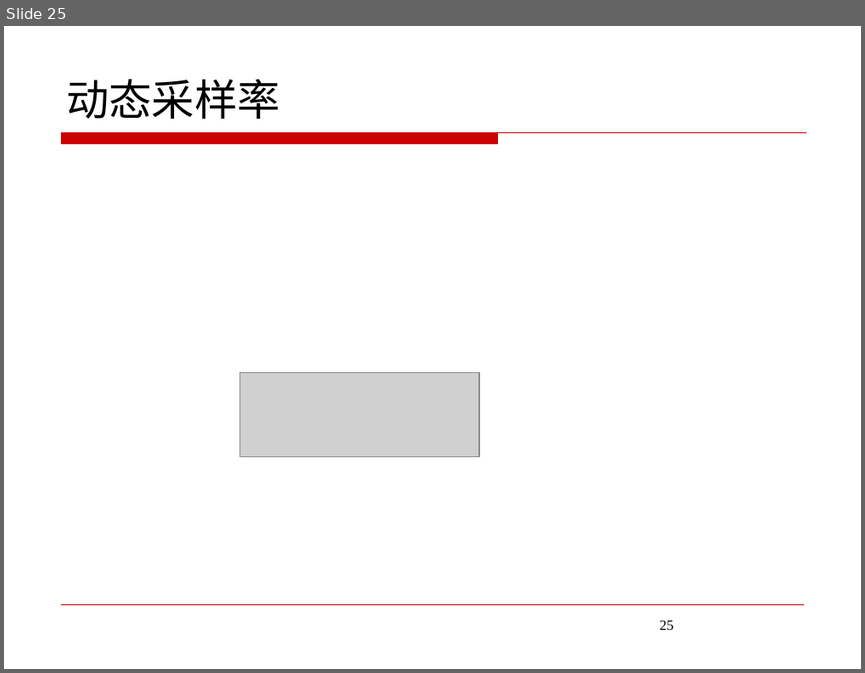
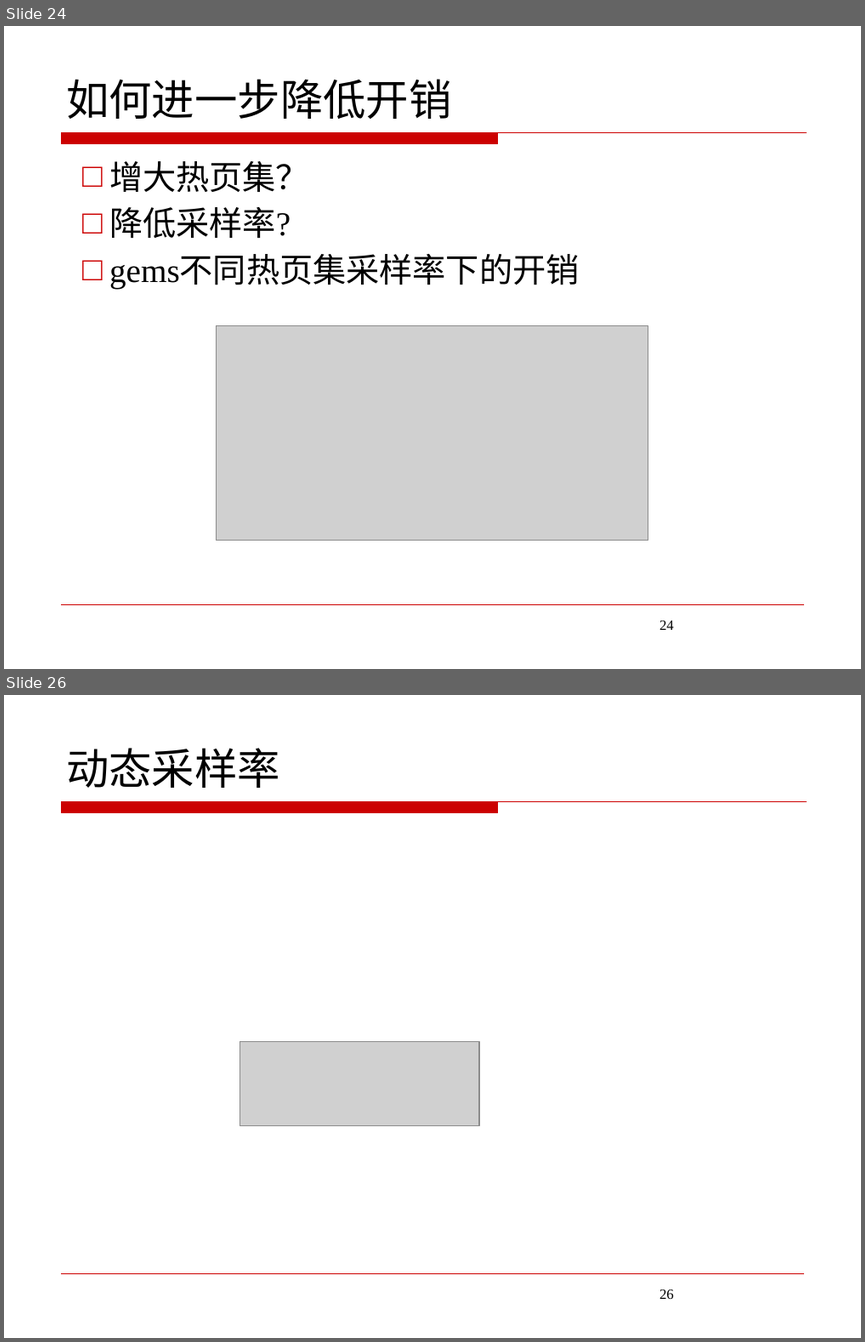
Before and after one commit to JoeHF/aet_data, a slide deck: 答辩/答辩ppt.pptx. Shown one above the other, each under a label of ours: slide 25 before the commit, slides 24 and 26 after it; the slides between them are not shown. The pictures are 865x673 and 865x1342 pixels, drawn with LibreOffice and Linux fonts; fonts in the diff are those of the drawing; grey boxes stand for pictures; background and template pictures are left out. Boxes give left, top, right and bottom in pixels: in the first picture for what was removed or moved away, otherwise in the second. Text is boxed around its words. In the diff, an @@ line names an element or a change of style, - is before the commit and + after.

```diff
--- a/答辩/答辩ppt.pptx
+++ b/答辩/答辩ppt.pptx
@@ slide 24 added at (4,26,861,669), background #FFFFFF; not listed: 2 template elements that a slide beside it also shows @@
@@ title added at (66,79,452,119), 36 pt, text #000000 @@
+如何进一步降低开销
@@ text added at (109,161,579,289), 28 pt, text #000000 @@
+□ 增大热页集？
+□ 降低采样率?
+□ gems不同热页集采样率下的开销
@@ picture added at (216,326,647,540) @@
@@ page number added at (659,620,674,630), 12 pt, text #000000 @@
+24
@@ what was slide 25 is now slide 26 @@
@@ page number at (659,1289,674,1299): text changed @@
-25
+26
```
Also in this commit, not shown: 10 slides changed, 2 other slides added, 7 slides removed, 11 other files.
